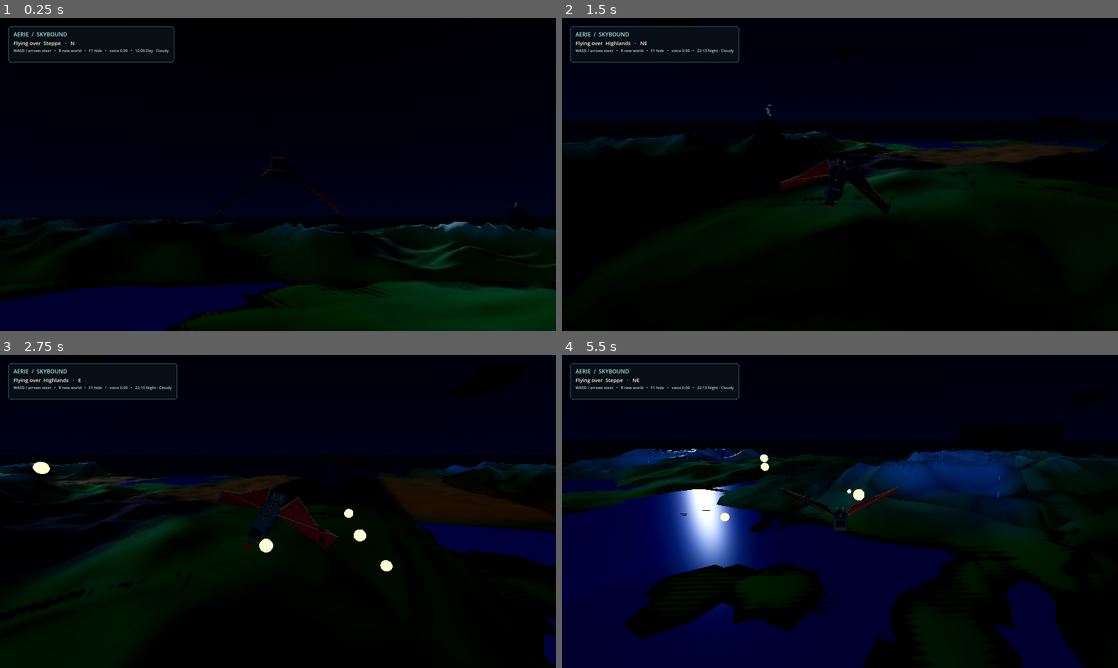
Above: before the commit, frames 1-4 (two rows, left to right).
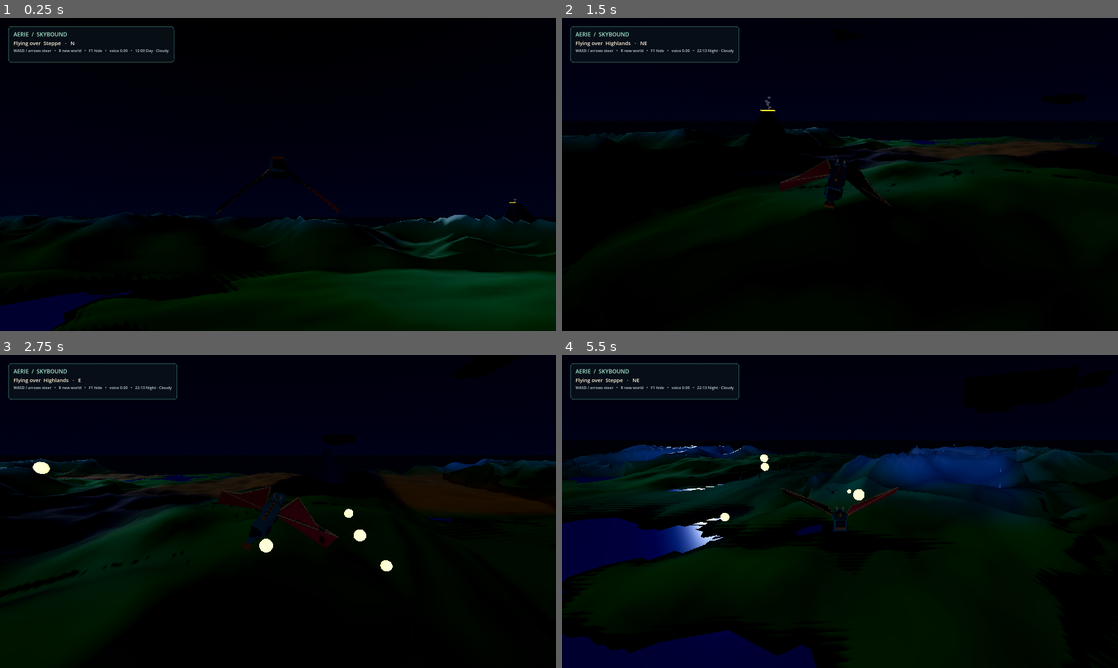
Above: after the commit, the same moments.

Repository: amurru/aerie
Game: Godot game, scene res://scenes/main.tscn
Same seed, same stepped clock (60 frames per second), same inputs: the game is played once before the commit and once after it.
Inputs (mouse positions are in pixels of both pictures, inside the frame that each line leads up to):
- Up to frame 1 (0.25 s): no input
- Up to frame 2 (1.5 s): tap Enter at 0.5 s; move the mouse to (962, 158) at 0.52 s; hold D (move_right) 0.53-1.25 s; tap R at 0.6 s; click (962, 158) at 0.67 s; tap Space at 0.77, 1.07 s; drag from (728, 190) to (812, 237) at 1.27 s
- Up to frame 3 (2.75 s): move the mouse to (333, 442) at 2.02 s; hold D (move_right) from 2.03 s (still down); tap B at 2.1 s; click (333, 442) at 2.17 s
- Up to frame 4 (5.5 s): release D (move_right) at 2.75 s; drag from (812, 574) to (673, 464) at 2.77 s; move the mouse to (1006, 558) at 3.52 s; hold A (move_left) 3.53-4.25 s; tap R at 3.6 s; click (1006, 558) at 3.67 s; tap Space at 3.77, 4.07 s; drag from (673, 464) to (756, 433) at 4.27 s; move the mouse to (867, 511) at 5.02 s; hold S (move_down) from 5.03 s (still down); tap B at 5.1 s; click (867, 511) at 5.17 s

The runs differ from the first frame. In frame 1, 7.7% of the frame differs, in the area x 0-100%, y 57-100%; in frame 2, 2.9%; in frame 3, 5.4%; in frame 4, 24%, in the area x 0-100%, y 28-100%.

Commit message:
Terrain collision, diving, deeper lakes with underwater layer
- Hard terrain floor for dragon and camera, dive floor lowered
- Waterline 11 to 16, carved basins for real dive columns
- Whole height band up 8m with shifted snow lines and clouds
- Submerged state: blue tint, lowpass muffle, weed/rock pool, bubbles

Diff:
--- a/scripts/dragon.gd
+++ b/scripts/dragon.gd
@@ -31,7 +31,9 @@
 	turn_smooth = lerpf(turn_smooth, turn_in, 1.0 - exp(-6.0 * delta))
 	rotation.y -= turn_in * TURN_RATE * delta
 	var climb: float = vertical + steering.y
-	altitude = clampf(altitude + climb * 18.0 * delta, 28.0, 92.0)
+	# Floor -2.0 reaches deep lake basins; terrain collision in the
+	# controller keeps the body out of rock.
+	altitude = clampf(altitude + climb * 18.0 * delta, -2.0, 92.0)
 	var desired_y: float = altitude + sin(flight_time * 0.72) * 2.2
 	var facing := Vector3(-sin(rotation.y), 0.0, -cos(rotation.y))
 	position += facing * (flight_speed + energy_boost * 10.0) * delta
--- a/scripts/environment_director.gd
+++ b/scripts/environment_director.gd
@@ -245,7 +245,7 @@
 	var dist: float = randf_range(DECK_MIN_R, DECK_MAX_R)
 	root.position = Vector3(
 		dragon.global_position.x + cos(ang) * dist,
-		randf_range(70.0, 115.0),
+		randf_range(78.0, 125.0),
 		dragon.global_position.z + sin(ang) * dist
 	)
 
--- a/scripts/sfx_manager.gd
+++ b/scripts/sfx_manager.gd
@@ -25,6 +25,9 @@
 var _wind_db := -26.0
 var _rain_db := -60.0
 var _fire_db := -60.0
+var _lowpass: AudioEffectFilter
+var _muffle := 0.0
+var _muffle_target := 0.0
 
 
 func setup(p_event_bus: AerieEventBus) -> void:
@@ -36,8 +39,15 @@
 	_thunder.append(_shot(PATH_THUNDER_A))
 	_thunder.append(_shot(PATH_THUNDER_B))
 	_boom = _shot(PATH_BOOM)
+	_lowpass = AudioEffectFilter.new()
+	_lowpass.cutoff_hz = 18000.0
+	AudioServer.add_bus_effect(0, _lowpass)
 	if event_bus != null and not event_bus.thunder_clap.is_connected(_on_thunder):
 		event_bus.thunder_clap.connect(_on_thunder)
+
+
+func set_underwater(submerged: bool) -> void:
+	_muffle_target = 1.0 if submerged else 0.0
 
 
 func set_ambience(weather: String, volcano: float) -> void:
@@ -68,6 +78,9 @@
 	_wind.volume_db = lerpf(_wind.volume_db, _wind_db, k)
 	_rain.volume_db = lerpf(_rain.volume_db, _rain_db, k)
 	_fire.volume_db = lerpf(_fire.volume_db, _fire_db, k)
+	_muffle = lerpf(_muffle, _muffle_target, 1.0 - exp(-delta * 3.0))
+	if _lowpass != null:
+		_lowpass.cutoff_hz = lerpf(18000.0, 450.0, _muffle)
 
 
 func _on_thunder(_intensity: float) -> void:
--- a/scripts/wallpaper.gd
+++ b/scripts/wallpaper.gd
@@ -20,6 +20,7 @@
 var hud_panel: PanelContainer
 var biome_label: Label
 var status_label: Label
+var dive_overlay: ColorRect
 var hud_visible: bool = true
 var paused: bool = false
 var hud_timer: float = 0.0
@@ -59,11 +60,15 @@
 	world.update_follow(dragon.global_position)
 	_shout_eruption_check()
 	_update_ambience()
+	_collide_terrain()
+	_update_dive()
 	# Chase behind the heading so free flight and U-turns read correctly.
 	# Slight lateral lag keeps steering parallax visible.
 	var facing := Vector3(-sin(dragon.rotation.y), 0.0, -cos(dragon.rotation.y))
 	var target: Vector3 = dragon.global_position - facing * 19.0 + Vector3(0.0, 7.6, 0.0)
 	chase_camera.global_position = chase_camera.global_position.lerp(target, 1.0 - exp(-2.7 * delta))
+	var cam_ground: float = world.get_ground_height(chase_camera.global_position.x, chase_camera.global_position.z)
+	chase_camera.global_position.y = maxf(chase_camera.global_position.y, cam_ground + 1.0)
 	chase_camera.look_at(dragon.global_position + facing * 4.0 + Vector3(0.0, 0.1, 0.0), Vector3.UP)
 	hud_timer -= delta
 	if hud_timer <= 0.0:
@@ -77,6 +82,22 @@
 	if idx < 0:
 		idx += 8
 	return points[idx]
+
+
+func _collide_terrain() -> void:
+	# No passing through mountains: hard floor on the sampled terrain height.
+	var ground: float = world.get_ground_height(dragon.global_position.x, dragon.global_position.z)
+	if dragon.global_position.y < ground + 2.0:
+		dragon.global_position.y = ground + 2.0
+
+
+func _update_dive() -> void:
+	var submerged: bool = world.is_submerged(dragon.global_position)
+	world.ensure_underwater(dragon.global_position)
+	if dive_overlay != null:
+		dive_overlay.visible = submerged
+	if sfx_manager != null and sfx_manager.has_method("set_underwater"):
+		sfx_manager.set_underwater(submerged)
 
 
 func _near_volcano_hint() -> String:
@@ -222,6 +243,18 @@
 	layer.name = "Wallpaper_HUD"
 	layer.layer = 5
 	add_child(layer)
+	# Underwater tint sits under the HUD layer so text stays readable.
+	var dive_layer := CanvasLayer.new()
+	dive_layer.name = "DiveTint"
+	dive_layer.layer = 4
+	add_child(dive_layer)
+	dive_overlay = ColorRect.new()
+	dive_overlay.name = "UnderwaterTint"
+	dive_overlay.color = Color(0.05, 0.28, 0.5, 0.42)
+	dive_overlay.set_anchors_preset(Control.PRESET_FULL_RECT)
+	dive_overlay.mouse_filter = Control.MOUSE_FILTER_IGNORE
+	dive_overlay.visible = false
+	dive_layer.add_child(dive_overlay)
 	hud_panel = PanelContainer.new()
 	hud_panel.position = Vector2(24.0, 24.0)
 	hud_panel.custom_minimum_size = Vector2(318.0, 104.0)
--- a/scripts/world_generator.gd
+++ b/scripts/world_generator.gd
@@ -17,6 +17,11 @@
 var _biome_cache: Dictionary = {}
 var _volcanoes: Array[Dictionary] = []
 var _volc_time: float = 0.0
+
+var _sea_pool: Array[Node3D] = []
+var _sea_bubbles: CPUParticles3D
+var _sea_center := Vector3(0.0, 0.0, 0.0)
+var _sea_built := false
 
 
 func _process(_delta: float) -> void:
@@ -157,6 +162,114 @@
 	return _height_open(x, world_z)
 
 
+const WATER_LEVEL := 16.0
+
+
+func water_at(x_abs: float, world_z: float) -> bool:
+	match BIOMES[_biome_index(_cell_at(x_abs, world_z))]:
+		"Lake country", "Steppe", "Forest":
+			return true
+	return false
+
+
+func is_submerged(dragon_pos: Vector3) -> bool:
+	return dragon_pos.y < WATER_LEVEL - 0.4 and water_at(dragon_pos.x, dragon_pos.z)
+
+
+func ensure_underwater(center: Vector3) -> void:
+	# Detail only exists while approached: a small recycled pool of weed and
+	# rock plus a bubble emitter, parked near the dragon while submerged.
+	if not _sea_built:
+		_build_sea_pool()
+	var active: bool = is_submerged(center)
+	if active and _sea_center.distance_to(center) > 15.0:
+		_sea_center = center
+		_scatter_sea_pool()
+	for node in _sea_pool:
+		if node.get_meta("skip", false):
+			node.visible = false
+		else:
+			node.visible = active
+	if _sea_bubbles != null:
+		_sea_bubbles.emitting = active
+		if active:
+			_sea_bubbles.global_position = center + Vector3(0.0, 1.0, -2.0)
+
+
+func _build_sea_pool() -> void:
+	_sea_built = true
+	var rng := RandomNumberGenerator.new()
+	rng.seed = 4242
+	var weed_mat := _solid_material(Color("2e7a3d"))
+	var rock_mat := _solid_material(Color("5a6068"))
+	for i in range(20):
+		var tuft := MeshInstance3D.new()
+		tuft.name = "Seaweed"
+		var blade := CylinderMesh.new()
+		blade.top_radius = 0.12
+		blade.bottom_radius = 0.35
+		blade.height = rng.randf_range(2.5, 5.0)
+		blade.radial_segments = 5
+		blade.material = weed_mat
+		tuft.mesh = blade
+		tuft.cast_shadow = GeometryInstance3D.SHADOW_CASTING_SETTING_OFF
+		add_child(tuft)
+		tuft.visible = false
+		_sea_pool.append(tuft)
+	for i in range(10):
+		var rock := MeshInstance3D.new()
+		rock.name = "UnderwaterRock"
+		var stone := SphereMesh.new()
+		stone.radius = rng.randf_range(0.6, 1.6)
+		stone.height = stone.radius * 1.4
+		stone.material = rock_mat
+		rock.mesh = stone
+		rock.cast_shadow = GeometryInstance3D.SHADOW_CASTING_SETTING_OFF
+		add_child(rock)
+		rock.visible = false
+		_sea_pool.append(rock)
+	_sea_bubbles = CPUParticles3D.new()
+	_sea_bubbles.name = "DiveBubbles"
+	_sea_bubbles.amount = 40
+	_sea_bubbles.lifetime = 2.0
+	_sea_bubbles.local_coords = false
+	_sea_bubbles.emission_shape = CPUParticles3D.EMISSION_SHAPE_SPHERE
+	_sea_bubbles.emission_sphere_radius = 1.5
+	_sea_bubbles.direction = Vector3(0.0, 1.0, 0.0)
+	_sea_bubbles.spread = 12.0
+	_sea_bubbles.initial_velocity_min = 2.0
+	_sea_bubbles.initial_velocity_max = 4.5
+	_sea_bubbles.gravity = Vector3(0.0, 1.5, 0.0)
+	var bead := SphereMesh.new()
+	bead.radius = 0.12
+	bead.height = 0.24
+	var bead_mat := StandardMaterial3D.new()
+	bead_mat.albedo_color = Color("cfe8f2")
+	bead_mat.shading_mode = BaseMaterial3D.SHADING_MODE_UNSHADED
+	bead.material = bead_mat
+	_sea_bubbles.mesh = bead
+	_sea_bubbles.emitting = false
+	add_child(_sea_bubbles)
+
+
+func _scatter_sea_pool() -> void:
+	var rng := RandomNumberGenerator.new()
+	rng.seed = absi(int(_sea_center.x) * 13 + int(_sea_center.z) * 7) + 99
+	for node in _sea_pool:
+		var ox: float = rng.randf_range(-45.0, 45.0)
+		var oz: float = rng.randf_range(-45.0, 45.0)
+		var gx: float = _sea_center.x + ox
+		var gz: float = _sea_center.z + oz
+		var ground: float = _height_open(gx, gz)
+		if ground > WATER_LEVEL - 0.5:
+			node.visible = false
+			node.set_meta("skip", true)
+			continue
+		node.set_meta("skip", false)
+		node.position = Vector3(gx, ground + 1.2, gz)
+		node.rotation.y = rng.randf_range(0.0, TAU)
+
+
 func _cell_at(x_abs: float, world_z: float) -> Vector2i:
 	var col: int = int(floor((x_abs + WORLD_WIDTH * 0.5) / WORLD_WIDTH))
 	var row: int = int(floor(-world_z / CHUNK_LENGTH))
@@ -212,21 +325,27 @@
 	var ridge: float = 1.0 - abs(ridge_noise.get_noise_2d(x, world_z))
 	match BIOMES[biome_index]:
 		"Mountains":
-			return 14.0 + pow(ridge, 1.45) * 36.0 + broad * 7.0 + detail * 4.0
+			return 22.0 + pow(ridge, 1.45) * 36.0 + broad * 7.0 + detail * 4.0
 		"Glacier":
-			return 20.0 + pow(ridge, 1.7) * 30.0 + broad * 7.0 + detail * 2.0
+			return 28.0 + pow(ridge, 1.7) * 30.0 + broad * 7.0 + detail * 2.0
 		"Volcano":
-			return 12.0 + broad * 11.0 + detail * 6.0 + ridge * 9.0
+			return 20.0 + broad * 11.0 + detail * 6.0 + ridge * 9.0
 		"Forest":
-			return 13.0 + broad * 14.0 + detail * 3.0
+			return 21.0 + broad * 14.0 + detail * 3.0 - _basin(broad, -0.25, 10.0)
 		"Desert":
-			return 7.0 + abs(broad) * 8.5 + detail * 3.0 + sin(world_z * 0.024 + x * 0.012) * 3.5
+			return 15.0 + abs(broad) * 8.5 + detail * 3.0 + sin(world_z * 0.024 + x * 0.012) * 3.5
 		"Lake country":
-			return 9.0 + broad * 5.0 + detail * 1.3
+			return 17.0 + broad * 5.0 + detail * 1.3 - _basin(broad, -0.1, 14.0)
 		"Highlands":
-			return 16.0 + abs(broad) * 18.0 + ridge * 8.0 + detail * 4.0
+			return 24.0 + abs(broad) * 18.0 + ridge * 8.0 + detail * 4.0
 		_:
-			return 11.0 + broad * 8.0 + detail * 2.5 + sin(x * 0.018) * 2.0
+			return 19.0 + broad * 8.0 + detail * 2.5 + sin(x * 0.018) * 2.0 - _basin(broad, -0.2, 8.0)
+
+
+func _basin(broad: float, edge: float, depth: float) -> float:
+	# Carved lake basins where the broad noise dips: full depth below
+	# (edge - 0.6), fading to none at edge.
+	return (1.0 - smoothstep(edge - 0.6, edge, broad)) * depth
 
 
 func _height_open(x_abs: float, world_z: float) -> float:
@@ -293,11 +412,11 @@
 	match BIOMES[biome_index]:
 		"Mountains":
 			low = Color("4f8a35")
-			snow_line = 42.0
+			snow_line = 50.0
 			high = Color("f4f6f3") if height > snow_line else Color("7d9078")
 		"Glacier":
 			low = Color("bcdcec")
-			high = Color("ffffff") if height > 32.0 else Color("aed6e8")
+			high = Color("ffffff") if height > 40.0 else Color("aed6e8")
 		"Volcano":
 			low = Color("4a3428")
 			high = Color("8a5f3d")
@@ -312,12 +431,12 @@
 			high = Color("6fbf5a")
 		"Highlands":
 			low = Color("4f8a2f")
-			high = Color("e8ece6") if height > 44.0 else Color("84ac54")
+			high = Color("e8ece6") if height > 52.0 else Color("84ac54")
 		_:
 			# Steppe: vivid green meadow.
 			low = Color("46a02e")
 			high = Color("8fd14f")
-	var blend: float = clampf((height - 20.0) / 60.0, 0.0, 0.85)
+	var blend: float = clampf((height - 28.0) / 60.0, 0.0, 0.85)
 	var color: Color = low.lerp(high, blend)
 	return color * (1.0 + detail * 0.045)
 
@@ -374,7 +493,7 @@
 	var plane := PlaneMesh.new()
 	plane.size = Vector2(WORLD_WIDTH - 10.0, CHUNK_LENGTH)
 	water.mesh = plane
-	water.position = Vector3(0.0, 11.0, -CHUNK_LENGTH * 0.5)
+	water.position = Vector3(0.0, 16.0, -CHUNK_LENGTH * 0.5)
 	var water_material := StandardMaterial3D.new()
 	# Opaque: transparency blended the pale terrain underneath into cyan.
 	water_material.albedo_color = Color("1470d4") if biome == "Lake country" else Color("1c74c4")
